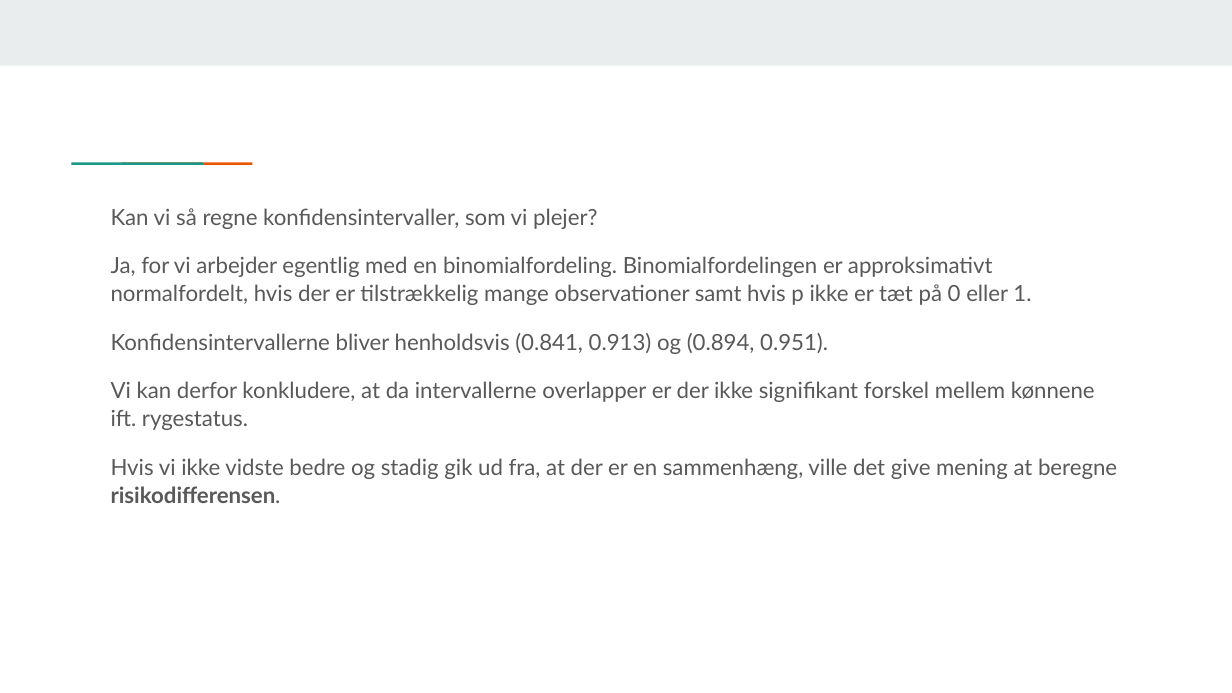
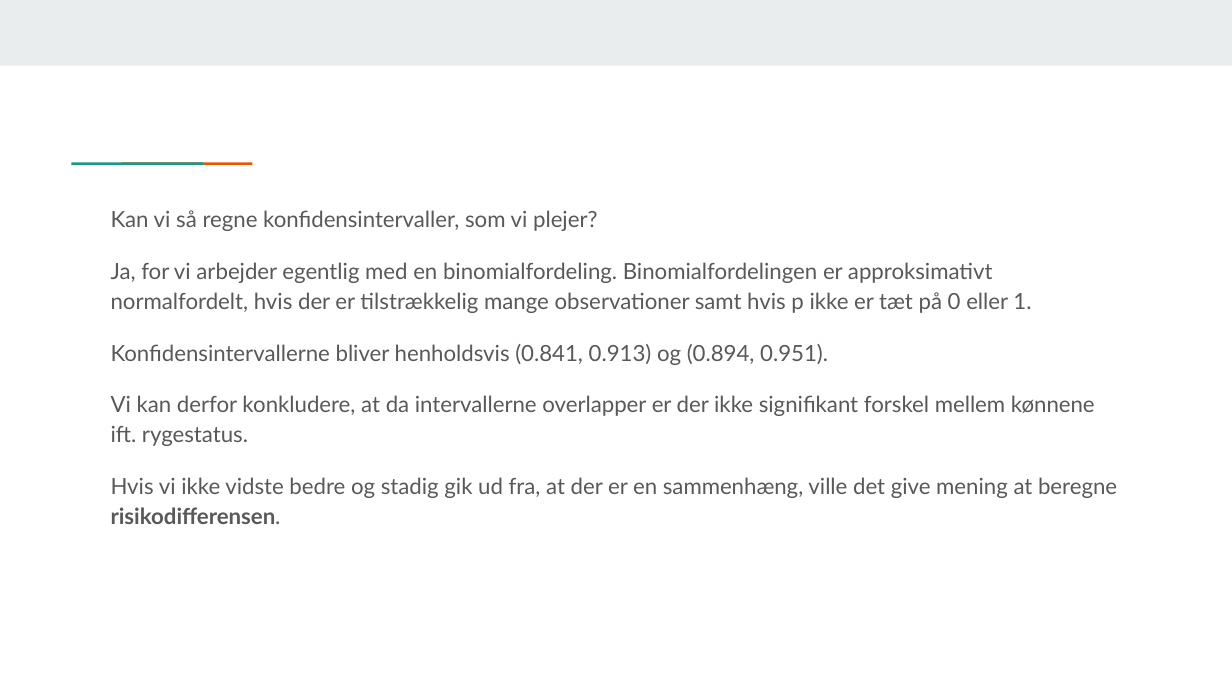
Before and after one commit to KUBDatalab/R-PUFF-1-deskriptiv, a slide deck: slide 9 of files/Modul_4_Behandling_af_kategoriske_data.pptx. Drawn at 1232x693 pixels with LibreOffice and Linux fonts; fonts in the diff are those of the drawing. Boxes give left, top, right and bottom in pixels: in the first picture for what was removed or moved away, otherwise in the second. Text is boxed around its words. In the diff, an @@ line names an element or a change of style, - is before the commit and + after.

```diff
--- a/files/Modul_4_Behandling_af_kategoriske_data.pptx
+++ b/files/Modul_4_Behandling_af_kategoriske_data.pptx
@@ text "Kan vi så regne konfidensintervaller, ..." at (111,210,1117,524): line spacing 1.05 to 1.15 @@
```
Also in this commit, not shown: 11 other slides changed, 2 other files.
